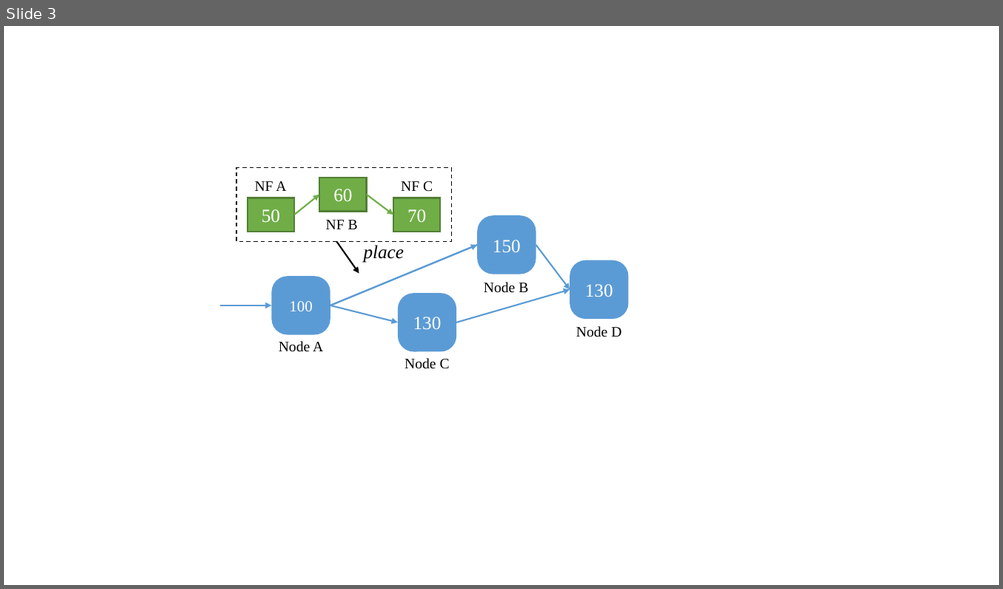
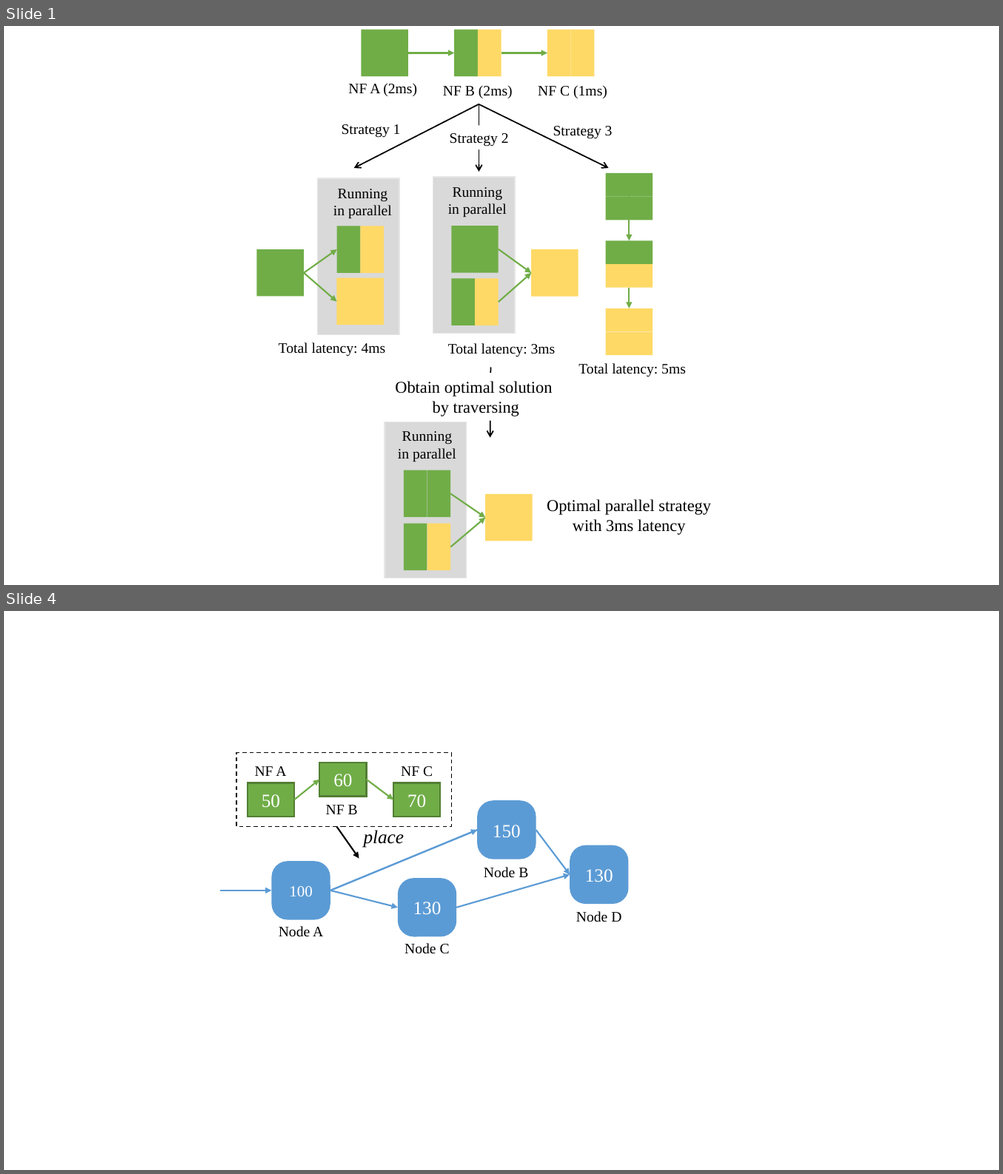
Before and after one commit to fnrg-nfv/flexchain, a slide deck: docs/Figure2.pptx. Shown one above the other, each under a label of ours: slide 3 before the commit, slides 1 and 4 after it; the slides between them are not shown. The pictures are 1003x589 and 1003x1174 pixels, drawn with LibreOffice and Linux fonts; fonts in the diff are those of the drawing. Boxes give left, top, right and bottom in pixels: in the first picture for what was removed or moved away, otherwise in the second. Text is boxed around its words. In the diff, an @@ line names an element or a change of style, - is before the commit and + after.

```diff
--- a/docs/Figure2.pptx
+++ b/docs/Figure2.pptx
@@ slide 1 added at (x1=4, y1=26, x2=999, y2=585), background #FFFFFF @@
@@ group added at (x1=348, y1=30, x2=607, y2=99): 6 rectangles, 3 texts, 2 arrows @@
+NF A (2ms)
+NF B (2ms)
+NF C (1ms)
@@ arrow added from (478, 104) to (354, 169), #000000 1.25 pt @@
@@ arrow added from (478, 104) to (478, 172), #000000 1.25 pt @@
@@ arrow added from (478, 104) to (609, 169), #000000 1.25 pt @@
@@ text added at (x1=341, y1=124, x2=401, y2=138), 14 pt, text #000000 @@
+Strategy 1
@@ text added at (x1=449, y1=133, x2=509, y2=147), 14 pt, text #000000 @@
+Strategy 2
@@ text added at (x1=553, y1=126, x2=612, y2=139), 14 pt, text #000000 @@
+Strategy 3
@@ group added at (x1=257, y1=179, x2=399, y2=357): 7 rectangles, 2 arrows, 2 texts @@
+Total latency: 4ms
+Running in parallel
@@ group added at (x1=433, y1=177, x2=578, y2=358): 7 rectangles, 2 texts, 2 arrows @@
+Total latency: 3ms
+Running in parallel
@@ arrow added from (490, 368) to (489, 438), #000000 1.25 pt @@
@@ group added at (x1=578, y1=174, x2=686, y2=378): 6 rectangles, 2 arrows, 1 text @@
+Total latency: 5ms
@@ text added at (x1=395, y1=381, x2=552, y2=417), 16 pt, text #000000 @@
+Obtain optimal solution
+by traversing
@@ text added at (x1=546, y1=500, x2=711, y2=535), 16 pt, text #000000 @@
+Optimal parallel strategy
+with 3ms latency
@@ group added at (x1=384, y1=422, x2=532, y2=579): 7 rectangles, 2 arrows, 1 text @@
+Running in parallel
@@ what was slide 3 is now slide 4 @@
```
Also in this commit, not shown: 3 other files.
